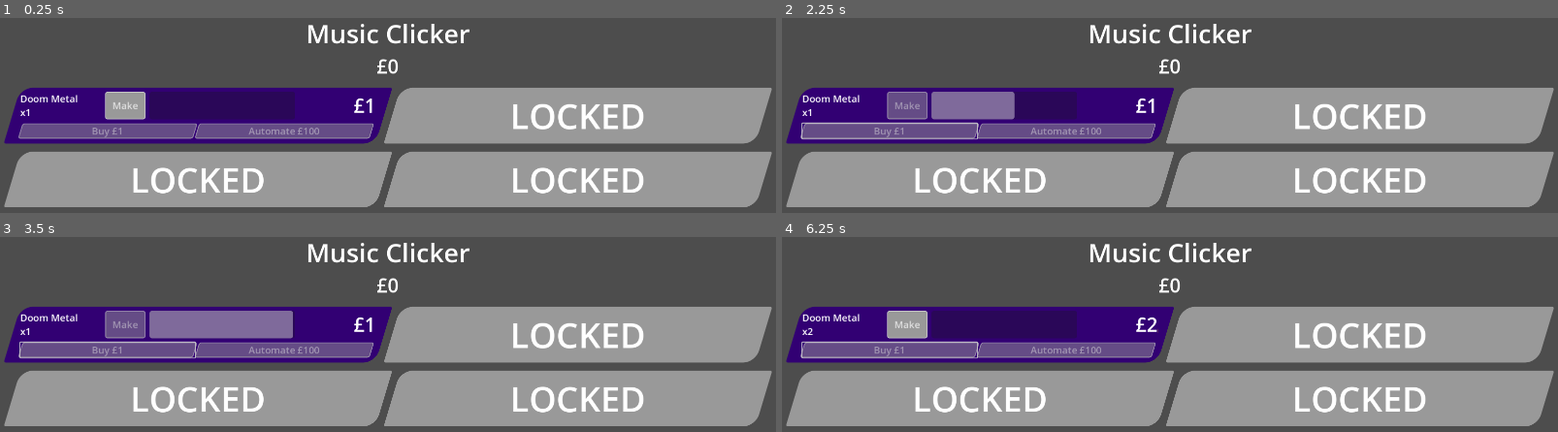
Above: before the commit, frames 1-4 (two rows, left to right).
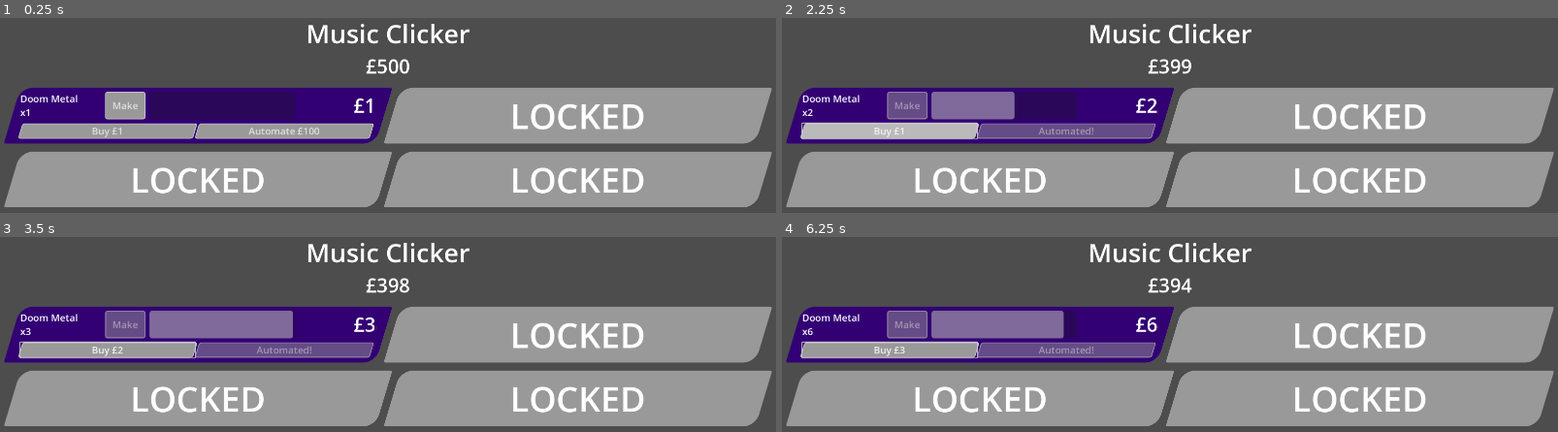
Above: after the commit, the same moments.

Repository: phrasmotica/music-clicker
Game: Godot game, scene res://game.tscn
Same seed, same stepped clock (60 frames per second), same inputs: the game is played once before the commit and once after it.
Inputs (mouse positions are in pixels of both pictures, inside the frame that each line leads up to):
- Up to frame 1 (0.25 s): no input
- Up to frame 2 (2.25 s): click "Make" at 0.5 s; click (1069, 131) at 1.25 s, where only the run after the commit has a clickable "Automate £100"; click (890, 131) at 2 s, where only the run after the commit has a clickable "Buy £1"
- Up to frame 3 (3.5 s): tap Enter at 2.75 s; move the mouse to (558, 422) at 2.77 s; hold D from 2.78 s (still down); hold Shift from 2.78 s (still down); click (558, 422) at 2.92 s
- Up to frame 4 (6.25 s): release D at 3.5 s; release Shift at 3.5 s; click (890, 350) at 3.5 s, where only the run after the commit has a clickable "Buy £2"; tap Space at 4.25 s; drag from (outside the picture) to (outside the picture) at 4.27 s; click (890, 350) at 5 s, where only the run after the commit has a clickable "Buy £3"; move the mouse to (1247, 348) at 5.77 s; hold D from 5.78 s (still down); tap Z at 5.85 s

The runs differ from the first frame. In frame 1, 3.8% of the frame differs, in the area x 2-53%, y 20-63%; in frame 2, 2.1%; in frame 3, 2.1%; in frame 4, 5.3%, in the area x 2-53%, y 20-62%.

Commit message:
Create locked/unlocked/automated state machine for product meter

Diff:
--- a/game.tscn
+++ b/game.tscn
@@ -14,6 +14,7 @@
 script = ExtResource("1_vef74")
 
 [node name="ScoreManager" parent="." node_paths=PackedStringArray("game_ui") instance=ExtResource("1_2j3m2")]
+starting_score = 500
 game_ui = NodePath("../GameUI")
 
 [node name="ProductRouter" type="Node" parent="." node_paths=PackedStringArray("score_manager")]
--- a/scenes/product_meter.tscn
+++ b/scenes/product_meter.tscn
@@ -8,7 +8,6 @@
 [ext_resource type="Shader" uid="uid://d023wmok0gahg" path="res://shaders/text_outline_sweep_h.gdshader" id="4_n2ble"]
 
 [sub_resource type="StyleBoxFlat" id="StyleBoxFlat_rhudp"]
-bg_color = Color(0.709696, 0.57952, 0.338334, 1)
 skew = Vector2(0.3, 0)
 corner_radius_top_left = 30
 corner_radius_top_right = 5
@@ -34,7 +33,6 @@
 theme_type_variation = &"ProductMeterPanel"
 theme_override_styles/panel = SubResource("StyleBoxFlat_rhudp")
 script = ExtResource("1_ynjkp")
-is_unlocked = true
 locked_colour = Color(0.6, 0.6, 0.6, 1)
 
 [node name="UIUpdater" type="Node" parent="." node_paths=PackedStringArray("meter", "unlocked_container", "locked_container", "name_label", "amount_label", "make_button", "progress_bar", "reward_label", "buy_button", "automate_button")]
@@ -61,6 +59,7 @@
 
 [node name="UnlockedModeContainer" type="VBoxContainer" parent="MarginContainer"]
 unique_name_in_owner = true
+visible = false
 layout_mode = 2
 theme_override_constants/separation = 10
 
@@ -137,7 +136,7 @@
 theme_type_variation = &"ProductMeterUpgradeButton"
 theme_override_font_sizes/font_size = 24
 disabled = true
-text = "Automate £0"
+text = "Automated!"
 
 [node name="Spacer" type="Control" parent="MarginContainer/UnlockedModeContainer/UpgradeButtons"]
 custom_minimum_size = Vector2(6, 0)
@@ -145,7 +144,6 @@
 
 [node name="LockedModeContainer" type="VBoxContainer" parent="MarginContainer"]
 unique_name_in_owner = true
-visible = false
 layout_mode = 2
 theme_override_constants/separation = 10
 
--- a/scripts/game_ui.gd
+++ b/scripts/game_ui.gd
@@ -54,7 +54,10 @@
 	var meter_count := _product_meters.size()
 
 	for i in meter_count:
-		_product_meters[i].is_unlocked = i < starting_unlocked_products
+		if i < starting_unlocked_products:
+			_product_meters[i].to_unlocked()
+		else:
+			_product_meters[i].to_locked()
 
 func _inject_products(products: Array[Product]) -> void:
 	var product_count := products.size()
@@ -88,4 +91,4 @@
 func _handle_product_automated(product: Product) -> void:
 	for pm in _product_meters:
 		if pm.product == product:
-			pm.is_automated = true
+			pm.to_automated()
--- a/scripts/product_meter.gd
+++ b/scripts/product_meter.gd
@@ -1,5 +1,7 @@
 @tool
 class_name ProductMeter extends PanelContainer
+
+enum MeterMode { LOCKED, UNLOCKED, AUTOMATED }
 
 @export
 var product: Product:
@@ -24,7 +26,7 @@
 		var old := mult
 		var new := maxf(value, 0.0)
 
-		mult = maxf(value, 0.0)
+		mult = new
 
 		_refresh()
 
@@ -32,16 +34,9 @@
 			ui_updater.highlight_reward()
 
 @export
-var is_unlocked := false:
+var mode := MeterMode.LOCKED:
 	set(value):
-		is_unlocked = value
-
-		_refresh()
-
-@export
-var is_automated := false:
-	set(value):
-		is_automated = value
+		mode = value
 
 		_refresh()
 
@@ -120,6 +115,24 @@
 func get_automate_cost() -> int:
 	return product.automate_cost if product else 0
 
+func is_locked() -> bool:
+	return mode == MeterMode.LOCKED
+
+func is_unlocked() -> bool:
+	return mode == MeterMode.UNLOCKED
+
+func is_automated() -> bool:
+	return mode == MeterMode.AUTOMATED
+
+func to_locked() -> void:
+	mode = MeterMode.LOCKED
+
+func to_unlocked() -> void:
+	mode = MeterMode.UNLOCKED
+
+func to_automated() -> void:
+	mode = MeterMode.AUTOMATED
+
 func reset_progress() -> void:
 	if ui_updater:
 		ui_updater.reset_progress()
--- a/scripts/product_meter_ui_updater.gd
+++ b/scripts/product_meter_ui_updater.gd
@@ -49,7 +49,7 @@
 		meter.add_theme_stylebox_override("panel", _local_panel_style_box)
 
 func increment(delta: float) -> bool:
-	if meter.product and (meter.is_automated or _is_making):
+	if meter.product and (meter.is_automated() or _is_making):
 		progress_bar.value += 100 * delta / meter.product.base_time_seconds
 
 	if progress_bar.value >= 100:
@@ -57,7 +57,7 @@
 
 		_is_making = false
 
-		if not meter.is_automated:
+		if not meter.is_automated():
 			make_button.disabled = false
 
 		return true
@@ -84,10 +84,10 @@
 
 func update() -> void:
 	if unlocked_container:
-		unlocked_container.visible = meter.is_unlocked
+		unlocked_container.visible = not meter.is_locked()
 
 	if locked_container:
-		locked_container.visible = not meter.is_unlocked
+		locked_container.visible = meter.is_locked()
 
 	if _local_panel_style_box:
 		_local_panel_style_box.bg_color = _get_bg_colour()
@@ -118,7 +118,7 @@
 	update()
 
 func _get_bg_colour() -> Color:
-	if not meter.is_unlocked:
+	if meter.is_locked():
 		return meter.locked_colour
 
 	return meter.product.colour if meter.product else panel_style_box.bg_color
@@ -139,16 +139,16 @@
 	return "Buy £%d" % meter.get_cost()
 
 func _get_automate_text() -> String:
-	return "Automated!" if meter.is_automated else "Automate £%d" % meter.get_automate_cost()
+	return "Automated!" if meter.is_automated() else "Automate £%d" % meter.get_automate_cost()
 
 func _can_make() -> bool:
-	return meter.product != null and not (_is_making or meter.is_automated)
+	return meter.product != null and not (_is_making or meter.is_automated())
 
 func _can_buy() -> bool:
 	return meter.product != null and _current_score >= meter.get_cost()
 
 func _can_automate() -> bool:
-	return meter.product != null and _current_score >= meter.get_automate_cost() and not meter.is_automated
+	return meter.product != null and _current_score >= meter.get_automate_cost() and not meter.is_automated()
 
 func _on_make_button_pressed() -> void:
 	if _is_making:
@@ -167,7 +167,7 @@
 	buy_triggered.emit()
 
 func _on_automate_button_pressed() -> void:
-	if meter.is_automated:
+	if meter.is_automated():
 		return
 
 	print("Automating production of %s..." % meter.product.product_name)
